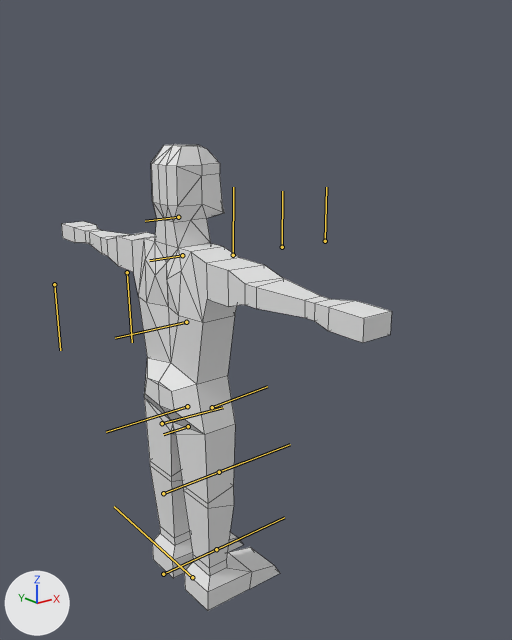
An edit to the FBX model BunchesProject/Assets/FBX/Human.fbx, drawn before and after from the same camera.
Both versions are drawn from a 50 mm lens placed at (-0.0147, -0.023, 0.0206), pointed at (0.0023, -0.0017, 0.0121). The lights are fixed; the arrows at lower left show +X, +Y and +Z. The bones that bend it are drawn over the model as lines. Mesh edges are drawn as thin lines.

The first picture shows 'HumanMesh'.
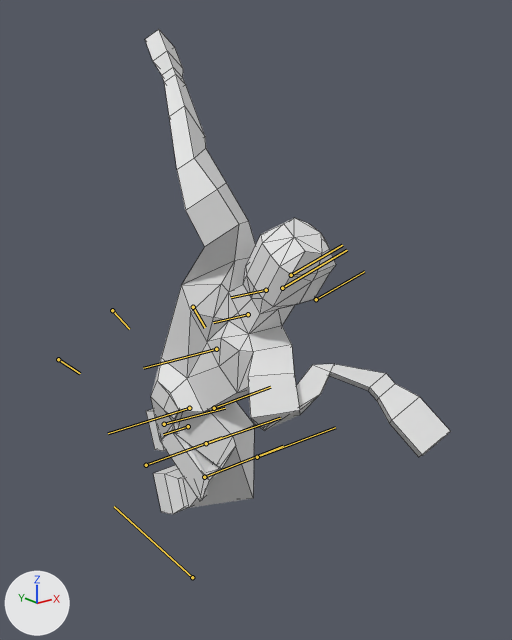
The newer file adds an action. The first version stands in its rest pose; the second is drawn at frame 1 of the action 'MoveInAir'.

The change, as a diff of the scene's bpy script:
```diff
--- a/BunchesProject/Assets/FBX/Human.fbx.py
+++ b/BunchesProject/Assets/FBX/Human.fbx.py
@@ bone_pelvis @@
 bone_pelvis = bpy.data.objects['Armature'].pose.bones['Pelvis']  # child of 'Armature'
-bone_pelvis.rotation_quaternion = (1.0, 0.0, 0.0, 0.0)  # degrees (0, 0, 0)
+bone_pelvis.rotation_quaternion = (0.996, 0.0, -0.087, 0.0)  # degrees (0, -10, 0)
@@ bone_stomach @@
 bone_stomach = bpy.data.objects['Armature'].pose.bones['Stomach']  # child of 'Pelvis'
-bone_stomach.rotation_quaternion = (1.0, 0.0, 0.0, 0.0)  # degrees (0, 0, 0)
+bone_stomach.rotation_quaternion = (0.985, 0.0, -0.174, 0.0)  # degrees (0, -20, 0)
@@ bone_chest @@
 bone_chest = bpy.data.objects['Armature'].pose.bones['Chest']  # child of 'Stomach'
-bone_chest.rotation_quaternion = (1.0, 0.0, 0.0, 0.0)  # degrees (0, 0, 0)
+bone_chest.rotation_quaternion = (0.985, 0.0, -0.174, 0.0)  # degrees (0, -20, 0)
@@ bone_head @@
 bone_head = bpy.data.objects['Armature'].pose.bones['Head']  # child of 'Neck'
-bone_head.rotation_quaternion = (1.0, 0.0, 0.0, 0.0)  # degrees (0, 0, 0)
+bone_head.rotation_quaternion = (0.991, 0.0, 0.131, 0.0)  # degrees (0, 15, 0)
@@ bone_uarm_r @@
 bone_uarm_r = bpy.data.objects['Armature'].pose.bones['UArm_r']  # child of 'Chest'
-bone_uarm_r.location = (0.0, 0.0, 0.0)
-bone_uarm_r.rotation_quaternion = (1.0, 0.0, 0.0, 0.0)  # degrees (0, 0, 0)
+bone_uarm_r.location = (-0.043, -0.03, -0.073)
+bone_uarm_r.rotation_quaternion = (0.939, -0.052, 0.166, 0.296)  # degrees (0, 20, 35)
@@ bone_larm_r @@
 bone_larm_r = bpy.data.objects['Armature'].pose.bones['LArm_r']  # child of 'UArm_r'
-bone_larm_r.rotation_quaternion = (1.0, 0.0, 0.0, 0.0)  # degrees (0, 0, 0)
+bone_larm_r.rotation_quaternion = (0.954, 0.0, -0.301, 0.0)  # degrees (0, -35, 0)
@@ bone_uarm_l @@
 bone_uarm_l = bpy.data.objects['Armature'].pose.bones['UArm_l']  # child of 'Chest'
-bone_uarm_l.location = (0.0, 0.0, 0.0)
-bone_uarm_l.rotation_quaternion = (1.0, 0.0, 0.0, 0.0)  # degrees (0, 0, 0)
+bone_uarm_l.location = (-0.043, 0.03, -0.073)
+bone_uarm_l.rotation_quaternion = (0.939, 0.052, 0.166, -0.296)  # degrees (0, 20, -35)
@@ bone_larm_l @@
 bone_larm_l = bpy.data.objects['Armature'].pose.bones['LArm_l']  # child of 'UArm_l'
-bone_larm_l.rotation_quaternion = (1.0, 0.0, 0.0, 0.0)  # degrees (0, 0, 0)
+bone_larm_l.rotation_quaternion = (0.954, 0.0, -0.301, 0.0)  # degrees (0, -35, 0)
@@ bone_uleg_r @@
 bone_uleg_r = bpy.data.objects['Armature'].pose.bones['ULeg_r']  # child of 'Pelvis'
-bone_uleg_r.location = (0.0, 0.0, 0.0)
-bone_uleg_r.rotation_quaternion = (1.0, 0.0, 0.0, 0.0)  # degrees (0, 0, 0)
+bone_uleg_r.location = (-0.005, 0.0, 0.007)
+bone_uleg_r.rotation_quaternion = (0.793, 0.0, -0.609, 0.0)  # degrees (0, -75, 0)
@@ bone_lleg_r @@
 bone_lleg_r = bpy.data.objects['Armature'].pose.bones['LLeg_r']  # child of 'ULeg_r'
-bone_lleg_r.rotation_quaternion = (1.0, 0.0, 0.0, 0.0)  # degrees (0, 0, 0)
+bone_lleg_r.rotation_quaternion = (0.383, 0.0, 0.924, 0.0)  # degrees (0, 135, 0)
@@ bone_uleg_l @@
 bone_uleg_l = bpy.data.objects['Armature'].pose.bones['ULeg_l']  # child of 'Pelvis'
-bone_uleg_l.location = (0.0, 0.0, 0.0)
-bone_uleg_l.rotation_quaternion = (1.0, 0.0, 0.0, 0.0)  # degrees (0, 0, 0)
+bone_uleg_l.location = (-0.005, 0.0, 0.007)
+bone_uleg_l.rotation_quaternion = (0.793, 0.0, -0.609, 0.0)  # degrees (0, -75, 0)
@@ bone_lleg_l @@
 bone_lleg_l = bpy.data.objects['Armature'].pose.bones['LLeg_l']  # child of 'ULeg_l'
-bone_lleg_l.rotation_quaternion = (1.0, 0.0, 0.0, 0.0)  # degrees (0, 0, 0)
+bone_lleg_l.rotation_quaternion = (0.383, 0.0, 0.924, 0.0)  # degrees (0, 135, 0)
```

Changed parts and their boxes (x1, y1, x2, y2) in the pictures (512 x 640 px):
'HumanMesh', posed (8% narrower)
    before: (61, 144, 392, 611)
    after: (145, 29, 450, 514)
bone 'Stomach', root to tip
    before: (187, 406) to (106, 432)
    after: (189, 408) to (108, 433)
bone 'Chest', root to tip
    before: (186, 322) to (115, 338)
    after: (216, 349) to (143, 368)
bone 'Head', root to tip
    before: (178, 217) to (145, 221)
    after: (266, 290) to (231, 297)
bone 'UArm_r', root to tip
    before: (127, 272) to (132, 342)
    after: (193, 307) to (205, 327)
bone 'LArm_r', root to tip
    before: (54, 284) to (60, 350)
    after: (112, 310) to (129, 329)
bone 'UArm_l', root to tip
    before: (233, 255) to (233, 187)
    after: (282, 288) to (347, 250)
bone 'LArm_l', root to tip
    before: (282, 247) to (282, 191)
    after: (291, 275) to (342, 245)
bone 'ULeg_r', root to tip
    before: (162, 423) to (223, 407)
    after: (164, 424) to (225, 408)
bone 'LLeg_r', root to tip
    before: (163, 493) to (243, 462)
    after: (204, 477) to (283, 446)
bone 'ULeg_l', root to tip
    before: (212, 407) to (267, 386)
    after: (214, 408) to (270, 387)
bone 'LLeg_l', root to tip
    before: (219, 472) to (290, 444)
    after: (257, 457) to (335, 427)
